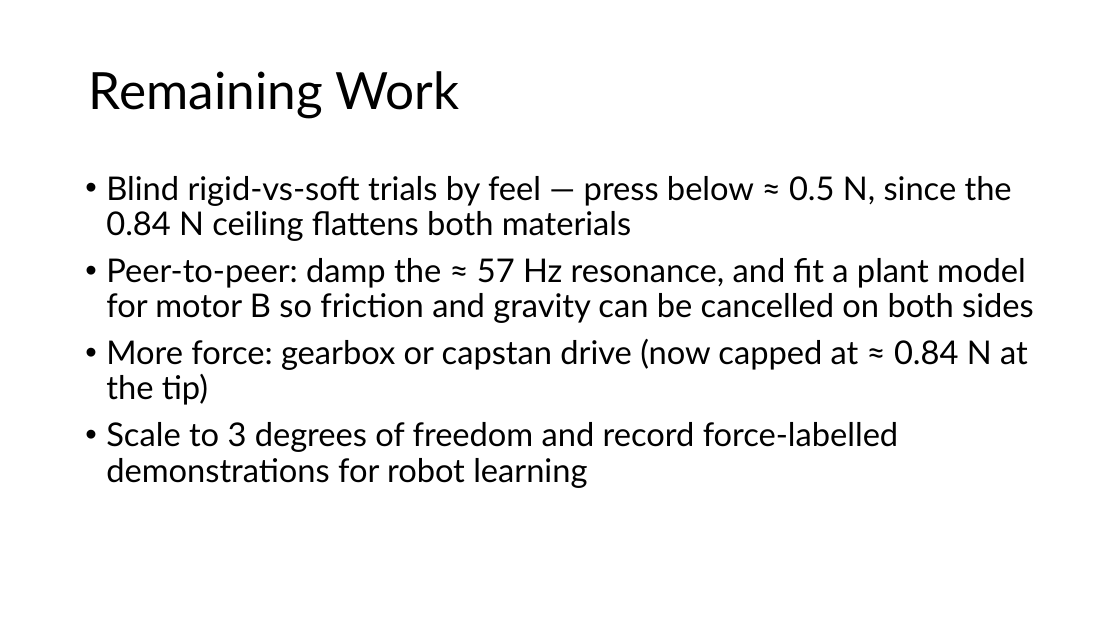
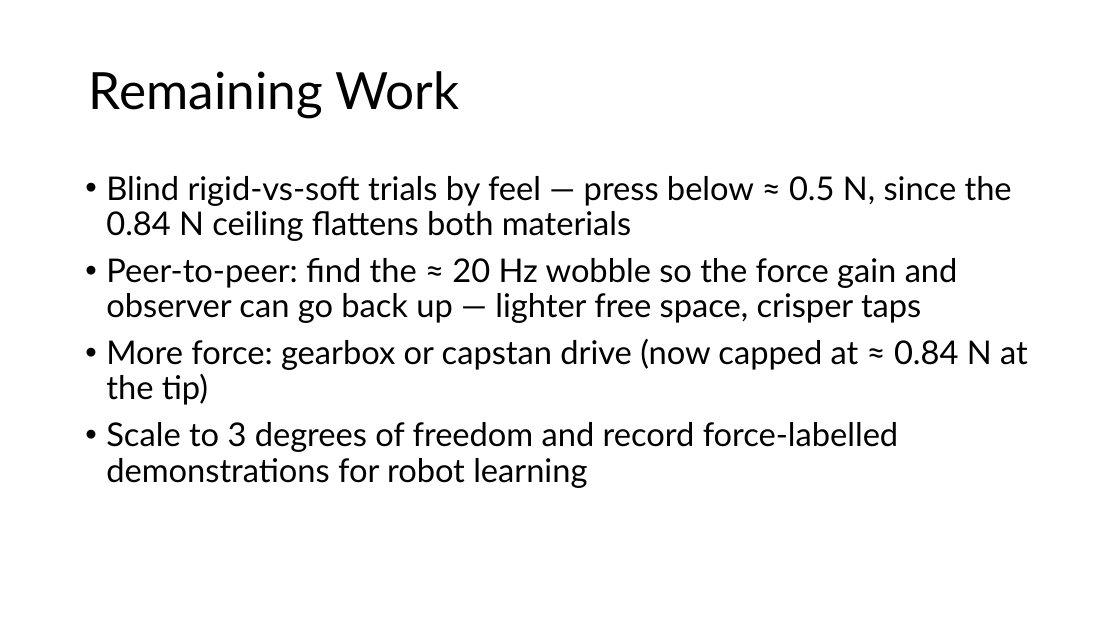
Before and after one commit to JayChintala/1DOF-FOC-Force-Feedback, a slide deck: slide 23 of ESC_based/presentation/Force-Aware Telepresence for Robot Learning.pptx. Drawn at 1120x630 pixels with LibreOffice and Linux fonts; fonts in the diff are those of the drawing. Boxes give left, top, right and bottom in pixels: in the first picture for what was removed or moved away, otherwise in the second. Text is boxed around its words. In the diff, an @@ line names an element or a change of style, - is before the commit and + after.

```diff
--- a/ESC_based/presentation/Force-Aware Telepresence for Robot Learning.pptx
+++ b/ESC_based/presentation/Force-Aware Telepresence for Robot Learning.pptx
@@ text at box(106, 258, 958, 323): text changed @@
-• Peer-to-peer: damp the ≈ 57 Hz resonance, and fit a plant model for motor B so friction and gravity can be cancelled on both sides
+• Peer-to-peer: find the ≈ 20 Hz wobble so the force gain and observer can go back up — lighter free space, crisper taps
```
Also in this commit, not shown: 3 other slides changed, 5 other files.
